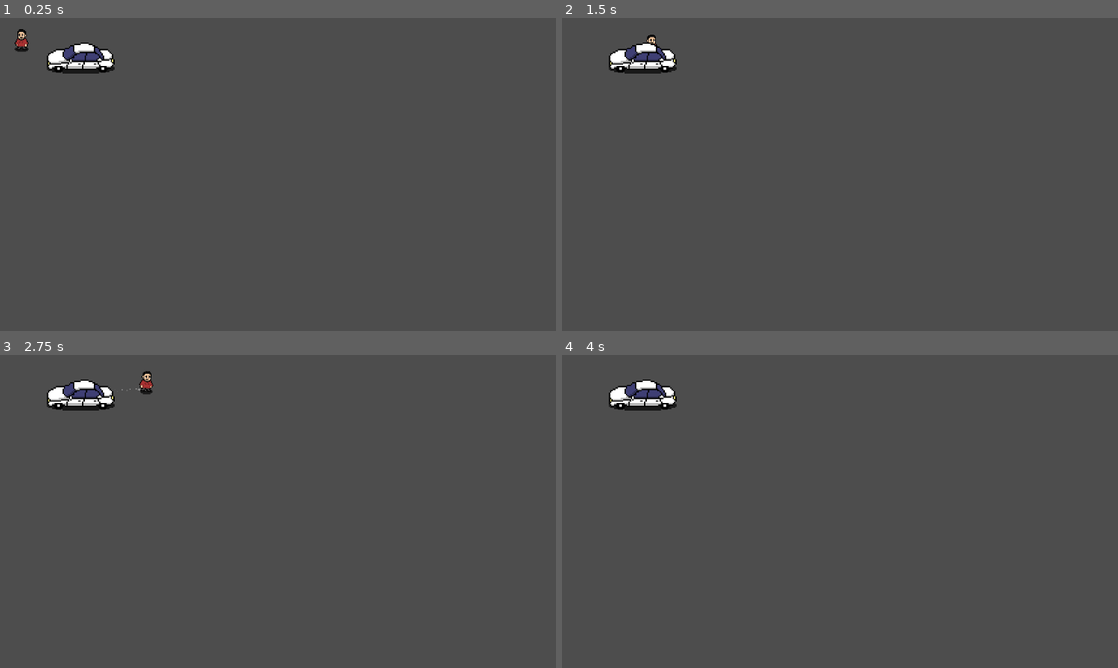
Above: before the commit, frames 1-4 (two rows, left to right).
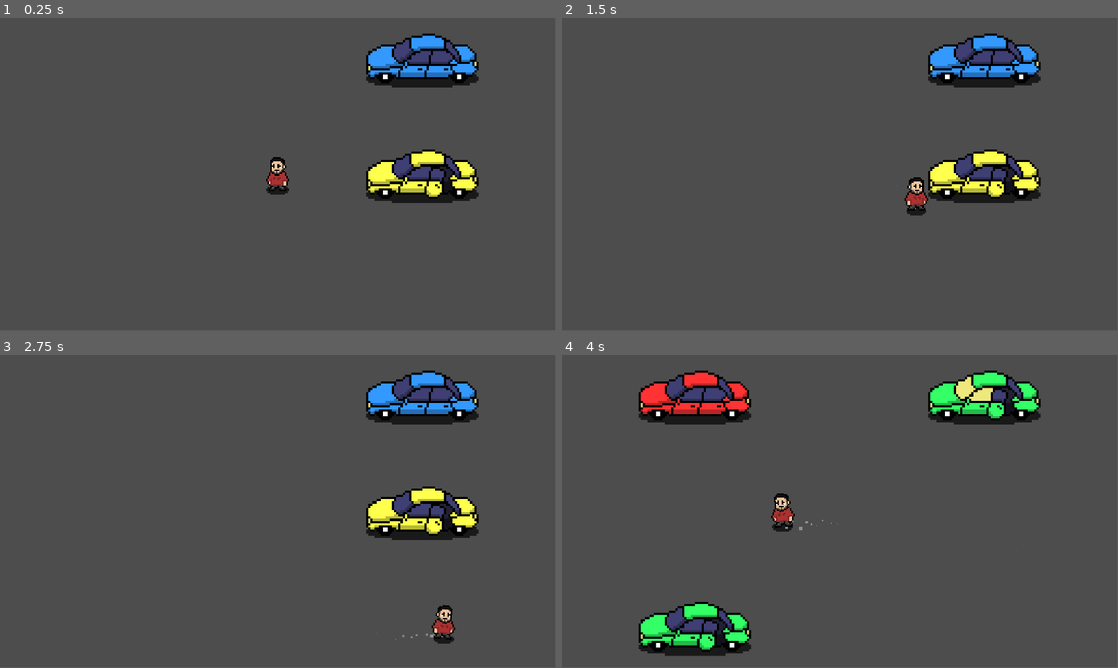
Above: after the commit, the same moments.

Repository: MatMaku/Juego-De-Baity
Game: Godot game, scene res://Game.tscn
The game is run twice, just before and just after one commit, with the same random seed, the same clock (stepped at 60 frames per second) and the same inputs.
Inputs:
- Up to frame 1 (0.25 s): no input
- Up to frame 2 (1.5 s): tap Enter at 0.5 s; hold D (move_right) 0.53-1.28 s; hold Space (interact, bound only after the commit) 0.53-1.28 s; hold S (move_down) from 1.28 s (still down); tap Space (interact, bound only after the commit) at 1.35 s
- Up to frame 3 (2.75 s): release S (move_down) at 2.03 s; hold D (move_right) from 2.03 s (still down); hold Space (interact, bound only after the commit) from 2.03 s (still down)
- Up to frame 4 (4 s): release D (move_right) at 2.78 s; release Space (interact, bound only after the commit) at 2.78 s; hold W (move_up) 2.78-3.53 s; tap Space (interact, bound only after the commit) at 2.85 s; hold A (move_left) from 3.53 s (still down); hold Space (interact, bound only after the commit) from 3.53 s (still down)
The window is 800x450 before the commit and 799x449 after it. Grey fills any space a smaller window leaves; there, only what the larger window draws over its background counts as a difference.

The runs differ from the first frame. In frame 1, 7.1% of the frame differs, in the area x 2-87%, y 3-60%; in frame 2, 7.0%; in frame 3, 7.1%; in frame 4, 9.3%, in the area x 8-87%, y 4-97%.

Commit message:
Gamemanager
Gestiona el juego para score, instanciar autos y llevar tiempo

Diff:
--- a/Car.tscn
+++ b/Car.tscn
@@ -10,54 +10,56 @@
 [ext_resource type="Texture2D" uid="uid://ba7g0qt5ppj06" path="res://Sprites/Cars/Car Shadow.png" id="8_02hxf"]
 
 [sub_resource type="RectangleShape2D" id="RectangleShape2D_cnjhp"]
-size = Vector2(52, 13)
+size = Vector2(78, 18)
+
+[sub_resource type="CircleShape2D" id="CircleShape2D_02hxf"]
+radius = 21.0
 
 [node name="Car" type="StaticBody2D" unique_id=514366399]
 script = ExtResource("1_w8o8f")
 
 [node name="CarColor" type="Sprite2D" parent="." unique_id=634225864]
 z_index = -1
-position = Vector2(-1, -2.5)
 scale = Vector2(1.5, 1.5)
 texture = ExtResource("2_02hxf")
 
 [node name="CarColorOpen" type="Sprite2D" parent="." unique_id=1929260733]
 visible = false
 z_index = -1
-position = Vector2(-5, -2)
 scale = Vector2(1.5, 1.5)
 texture = ExtResource("3_4iter")
 
 [node name="CarFront" type="Sprite2D" parent="." unique_id=124052269]
-position = Vector2(-1, -2.5)
 scale = Vector2(1.5, 1.5)
 texture = ExtResource("4_byqlc")
 
 [node name="CarFrontLight" type="Sprite2D" parent="." unique_id=1409924532]
 visible = false
-position = Vector2(-5, -2)
 scale = Vector2(1.5, 1.5)
 texture = ExtResource("5_2q5ox")
 
 [node name="CarBack" type="Sprite2D" parent="." unique_id=1436051603]
-position = Vector2(-1, -2.5)
+visible = false
 scale = Vector2(1.5, 1.5)
 texture = ExtResource("6_ynajl")
 
 [node name="CarBackOpen" type="Sprite2D" parent="." unique_id=188698554]
-visible = false
-position = Vector2(-5, -2)
 scale = Vector2(1.5, 1.5)
 texture = ExtResource("7_pfg5i")
 
 [node name="CollisionShape2D" type="CollisionShape2D" parent="." unique_id=708300384]
 visible = false
-position = Vector2(-1, 5)
-scale = Vector2(1.5, 1.5)
+position = Vector2(0, 8)
 shape = SubResource("RectangleShape2D_cnjhp")
 
 [node name="CarShadow" type="Sprite2D" parent="." unique_id=1694277311]
 z_index = -2
-position = Vector2(-1, 10)
+position = Vector2(0, 14.000001)
 scale = Vector2(1.5, 1.5)
 texture = ExtResource("8_02hxf")
+
+[node name="InteractionArea" type="Area2D" parent="." unique_id=1752123841]
+
+[node name="CollisionShape2D" type="CollisionShape2D" parent="InteractionArea" unique_id=1259535075]
+position = Vector2(12, 13)
+shape = SubResource("CircleShape2D_02hxf")
--- a/Game.tscn
+++ b/Game.tscn
@@ -1,12 +1,41 @@
 [gd_scene format=3 uid="uid://bb7so5e1c3hew"]
 
 [ext_resource type="PackedScene" uid="uid://dgswahpuxboyx" path="res://Player.tscn" id="1_wbfu4"]
+[ext_resource type="Script" uid="uid://b365xshtf4dpy" path="res://Scripts/GameManager.gd" id="1_xkndl"]
 [ext_resource type="PackedScene" uid="uid://ctobiimfxat3e" path="res://Car.tscn" id="2_xkndl"]
 
 [node name="Game" type="Node2D" unique_id=463400511]
 
-[node name="Car" parent="." unique_id=514366399 instance=ExtResource("2_xkndl")]
-position = Vector2(94, 48)
+[node name="GameManager" type="Node" parent="." unique_id=2011788218 node_paths=PackedStringArray("player", "player_spawn", "spawn_container")]
+script = ExtResource("1_xkndl")
+player = NodePath("../Player")
+player_spawn = NodePath("../PlayerSpawn")
+spawn_container = NodePath("../SpawnPoints")
+car_scene = ExtResource("2_xkndl")
+
+[node name="Camera2D" type="Camera2D" parent="." unique_id=54953561]
+zoom = Vector2(5, 5)
 
 [node name="Player" parent="." unique_id=1118189673 instance=ExtResource("1_wbfu4")]
-position = Vector2(25, 25)
+
+[node name="PlayerSpawn" type="Marker2D" parent="." unique_id=2117131263]
+
+[node name="SpawnPoints" type="Node2D" parent="." unique_id=1785834179]
+
+[node name="Slot1" type="Marker2D" parent="SpawnPoints" unique_id=1661390340]
+position = Vector2(-100, -80)
+
+[node name="Slot2" type="Marker2D" parent="SpawnPoints" unique_id=779529844]
+position = Vector2(-100, 0)
+
+[node name="Slot3" type="Marker2D" parent="SpawnPoints" unique_id=1832474696]
+position = Vector2(-100, 80)
+
+[node name="Slot4" type="Marker2D" parent="SpawnPoints" unique_id=2005526041]
+position = Vector2(100, -80)
+
+[node name="Slot5" type="Marker2D" parent="SpawnPoints" unique_id=1642479068]
+position = Vector2(100, 0)
+
+[node name="Slot6" type="Marker2D" parent="SpawnPoints" unique_id=50454371]
+position = Vector2(100, 80)
--- a/Player.tscn
+++ b/Player.tscn
@@ -2,11 +2,9 @@
 
 [ext_resource type="Script" uid="uid://bb6d026ku5u6f" path="res://Scripts/Player/Player.gd" id="1_e80uo"]
 [ext_resource type="Script" uid="uid://cgwih5gfa6jdi" path="res://Scripts/Player/AnimationController.gd" id="2_cxr5p"]
+[ext_resource type="Script" uid="uid://24ag6eij04nw" path="res://Scripts/Player/InteractionManager.gd" id="2_tdg3f"]
 [ext_resource type="Texture2D" uid="uid://del77oy35rhuy" path="res://Sprites/Character/Baity.png" id="3_tdg3f"]
 [ext_resource type="Texture2D" uid="uid://d2gqsx5q8rfev" path="res://Sprites/Character/Shadow.png" id="4_dtqjt"]
-
-[sub_resource type="RectangleShape2D" id="RectangleShape2D_e80uo"]
-size = Vector2(16, 5)
 
 [sub_resource type="ParticleProcessMaterial" id="ParticleProcessMaterial_xxkd1"]
 particle_flag_disable_z = true
@@ -44,8 +42,18 @@
 turbulence_influence_min = 0.358
 turbulence_influence_max = 0.711
 
+[sub_resource type="RectangleShape2D" id="RectangleShape2D_e80uo"]
+size = Vector2(16, 5)
+
+[sub_resource type="CircleShape2D" id="CircleShape2D_cxr5p"]
+radius = 17.0
+
 [node name="Player" type="CharacterBody2D" unique_id=1118189673]
 script = ExtResource("1_e80uo")
+
+[node name="InteractionManager" type="Node" parent="." unique_id=1269405551 node_paths=PackedStringArray("interaction_area")]
+script = ExtResource("2_tdg3f")
+interaction_area = NodePath("../InteractionArea")
 
 [node name="AnimationController" type="Node2D" parent="." unique_id=922642997]
 script = ExtResource("2_cxr5p")
@@ -67,11 +75,6 @@
 position = Vector2(0, 11)
 texture = ExtResource("4_dtqjt")
 
-[node name="CollisionShape2D" type="CollisionShape2D" parent="." unique_id=1983366308]
-visible = false
-position = Vector2(0, 9.5)
-shape = SubResource("RectangleShape2D_e80uo")
-
 [node name="SweatParticles2D" type="GPUParticles2D" parent="." unique_id=46358186]
 z_index = 1
 position = Vector2(0, -8)
@@ -88,3 +91,13 @@
 preprocess = 0.2
 speed_scale = 1.5
 process_material = SubResource("ParticleProcessMaterial_0tyi6")
+
+[node name="CollisionShape2D" type="CollisionShape2D" parent="." unique_id=1983366308]
+visible = false
+position = Vector2(0, 9.5)
+shape = SubResource("RectangleShape2D_e80uo")
+
+[node name="InteractionArea" type="Area2D" parent="." unique_id=1275278596]
+
+[node name="CollisionShape2D" type="CollisionShape2D" parent="InteractionArea" unique_id=505024755]
+shape = SubResource("CircleShape2D_cxr5p")
--- /dev/null
+++ b/Scripts/GameManager.gd
@@ -0,0 +1,149 @@
+extends Node
+
+# ========================
+# REFERENCES
+# ========================
+@export var player: Player
+@export var player_spawn: Marker2D
+@export var spawn_container: Node2D
+@export var car_scene: PackedScene
+
+# ========================
+# CONFIG
+# ========================
+@export var base_time: float = 5.0
+@export var time_decrease_per_round: float = 0.05
+@export var min_time: float = 2.5
+
+@export var initial_car_count: int = 2
+
+# ========================
+# STATE
+# ========================
+var current_cars: Array[UsableLocation] = []
+var spawn_points: Array[Marker2D] = []
+
+var score: int = 0
+var current_car_count: int = 0
+
+var time_left: float = 0.0
+var is_round_active: bool = false
+
+# ========================
+# INIT
+# ========================
+func _ready() -> void:
+	_collect_spawn_points()
+	start_game()
+
+# ========================
+# LOOP
+# ========================
+func _process(delta: float) -> void:
+	if not is_round_active:
+		return
+
+	time_left -= delta
+
+	if time_left <= 0:
+		_on_time_out()
+
+# ========================
+# GAME FLOW
+# ========================
+func start_game() -> void:
+	score = 0
+	current_car_count = initial_car_count
+	_start_round()
+
+func next_round() -> void:
+	score += 1
+	current_car_count += 1
+	_start_round()
+
+func _start_round() -> void:
+	is_round_active = true
+
+	_reset_player()
+	_clear_cars()
+	_spawn_cars()
+	_reset_timer()
+
+# ========================
+# PLAYER
+# ========================
+func _reset_player() -> void:
+	player.global_position = player_spawn.global_position
+	player.velocity = Vector2.ZERO
+
+# ========================
+# SPAWN SYSTEM
+# ========================
+func _collect_spawn_points() -> void:
+	for child in spawn_container.get_children():
+		if child is Marker2D:
+			spawn_points.append(child)
+
+func _spawn_cars() -> void:
+	var available_points = spawn_points.duplicate()
+	available_points.shuffle()
+
+	var car_count: int = clamp(current_car_count, 1, spawn_points.size())
+	var selected_points = available_points.slice(0, car_count)
+
+	var valid_index: int = randi() % selected_points.size()
+
+	for i in selected_points.size():
+		var car: UsableLocation = car_scene.instantiate()
+
+		var is_valid: bool = (i == valid_index)
+		car.setup(is_valid)
+
+		car.global_position = selected_points[i].global_position
+
+		add_child(car)
+		current_cars.append(car)
+
+# ========================
+# TIMER
+# ========================
+func _reset_timer() -> void:
+	var t: float = base_time - (score * time_decrease_per_round)
+	time_left = max(min_time, t)
+
+# ========================
+# CLEANUP
+# ========================
+func _clear_cars() -> void:
+	for car in current_cars:
+		if is_instance_valid(car):
+			car.queue_free()
+
+	current_cars.clear()
+
+# ========================
+# INTERACTION RESULT
+# ========================
+func on_player_chose_location(location: UsableLocation) -> void:
+	if not is_round_active:
+		return
+
+	if location.is_location_valid():
+		_on_correct_choice()
+	else:
+		_on_wrong_choice()
+
+func _on_correct_choice() -> void:
+	is_round_active = false
+	next_round()
+
+func _on_wrong_choice() -> void:
+	is_round_active = false
+	get_tree().reload_current_scene()
+
+# ========================
+# TIME OUT
+# ========================
+func _on_time_out() -> void:
+	is_round_active = false
+	get_tree().reload_current_scene()
--- a/Scripts/Locations/CarLocation.gd
+++ b/Scripts/Locations/CarLocation.gd
@@ -31,6 +31,8 @@
 
 	back_closed.visible = true
 	back_open.visible = false
+
+	_generate()
 
 # ========================
 # GENERATION
--- a/Scripts/Locations/UsableLocation.gd
+++ b/Scripts/Locations/UsableLocation.gd
@@ -14,7 +14,6 @@
 # ========================
 func setup(valid: bool) -> void:
 	is_valid = valid
-	_generate()
 
 # ========================
 # GENERATION (override)
--- /dev/null
+++ b/Scripts/Player/InteractionManager.gd
@@ -0,0 +1,66 @@
+extends Node
+class_name InteractionManager
+
+# ========================
+# REFERENCES
+# ========================
+@export var interaction_area: Area2D
+
+var game_manager: Node = null
+
+# ========================
+# STATE
+# ========================
+var current_target: UsableLocation = null
+
+# ========================
+# INIT
+# ========================
+func _ready() -> void:
+	# Conectar señales
+	if interaction_area:
+		interaction_area.area_entered.connect(_on_area_entered)
+		interaction_area.area_exited.connect(_on_area_exited)
+	else:
+		push_warning("InteractionComponent: interaction_area no asignada")
+
+	# 🔍 Buscar GameManager automáticamente
+	game_manager = _find_game_manager()
+
+	if game_manager == null:
+		push_error("InteractionComponent: No se encontró GameManager en la escena")
+
+# ========================
+# INPUT
+# ========================
+func _input(event: InputEvent) -> void:
+	if event.is_action_pressed("interact"):
+		_try_interact()
+
+func _try_interact() -> void:
+	if current_target != null and game_manager != null:
+		game_manager.on_player_chose_location(current_target)
+
+# ========================
+# DETECTION
+# ========================
+func _on_area_entered(area: Area2D) -> void:
+	var parent = area.get_parent()
+	if parent is UsableLocation:
+		current_target = parent
+
+func _on_area_exited(area: Area2D) -> void:
+	var parent = area.get_parent()
+	if parent == current_target:
+		current_target = null
+
+# ========================
+# HELPERS
+# ========================
+func _find_game_manager() -> Node:
+	# Opción 1: buscar por nombre (rápido y suficiente para tu caso)
+	var root = get_tree().current_scene
+	if root:
+		return root.get_node_or_null("GameManager")
+
+	return null
--- a/project.godot
+++ b/project.godot
@@ -19,7 +19,6 @@
 
 window/size/viewport_width=1920
 window/size/viewport_height=1080
-window/stretch/scale=3.0
 
 [input]
 
@@ -47,6 +46,11 @@
 , Object(InputEventKey,"resource_local_to_scene":false,"resource_name":"","device":-1,"window_id":0,"alt_pressed":false …(186 unchanged characters)…
 ]
 }
+interact={
+"deadzone": 0.2,
+"events": [Object(InputEventKey,"resource_local_to_scene":false,"resource_name":"","device":-1,"window_id":0,"alt_pressed":false,"shift_pressed":false,"ctrl_pressed":false,"meta_pressed":false,"pressed":false,"keycode":0,"physical_keycode":32,"key_label":0,"unicode":32,"location":0,"echo":false,"script":null)
+]
+}
 
 [physics]
 
Not shown, added: Scripts/GameManager.gd.uid
Not shown, added: Scripts/Player/InteractionManager.gd.uid
